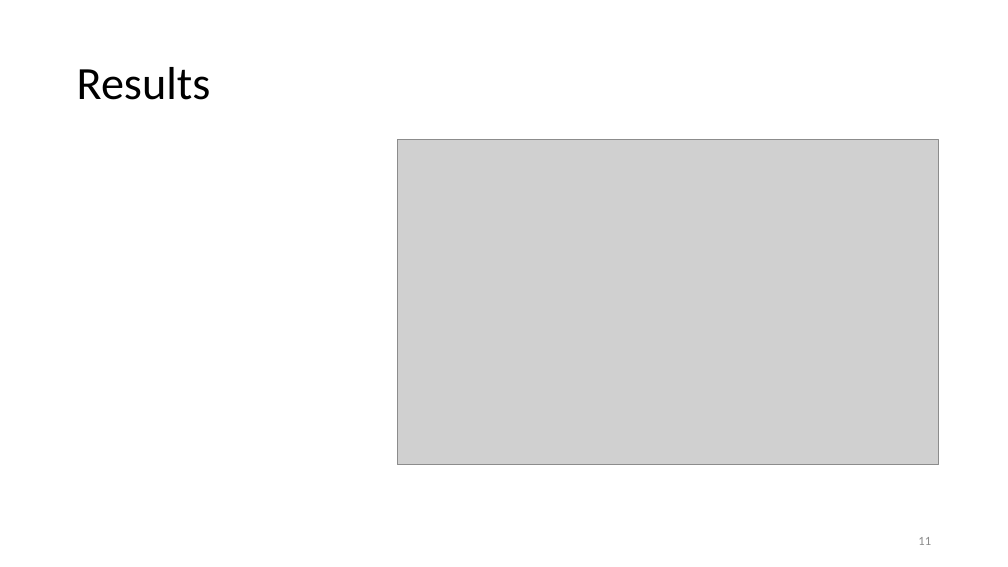
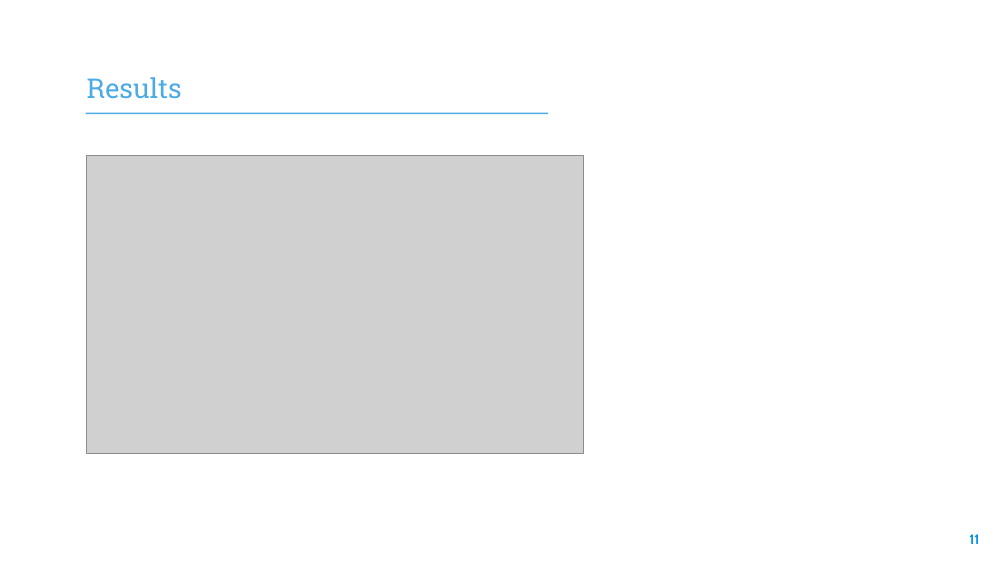
Before and after one commit to elenaroncolino/SEcube-code, a slide deck: slide 11 of Design and Development of a RAM-based PUF.pptx. Drawn at 1008x567 pixels with LibreOffice and Linux fonts; fonts in the diff are those of the drawing; grey boxes stand for pictures; background and template pictures are left out. Boxes give left, top, right and bottom in pixels: in the first picture for what was removed or moved away, otherwise in the second. Text is boxed around its words. In the diff, an @@ line names an element or a change of style, - is before the commit and + after.

Commit message:
report results and PPT

```diff
--- a/Design and Development of a RAM-based PUF.pptx
+++ b/Design and Development of a RAM-based PUF.pptx
@@ text "Results": place and size @@
-text "Results" at [77, 67, 211, 100]
+text "Results" at [87, 77, 182, 99]
@@ text "Results" at [87, 77, 182, 99]: size 44 to 26 pt, font Calibri to Roboto Slab, text colour #000000 to #4CABE4; line spacing 0.9 to 1; vertical alignment middle to bottom @@
@@ line added from (85, 113) to (548, 113), #4CABE4 1.5 pt @@
@@ picture removed at [397, 140, 938, 465] @@
@@ picture added at [87, 156, 584, 454] @@
@@ page number: place and size @@
-page number at [918, 537, 931, 545]
+page number at [969, 534, 979, 544]
@@ page number at [969, 534, 979, 544]: size 12 to 13 pt, font Calibri to Cabin, text colour #8B8B8B to #0091EA, bold on; vertical alignment middle to top @@
```
Also in this commit, not shown: 8 other slides changed, 5 other files.
